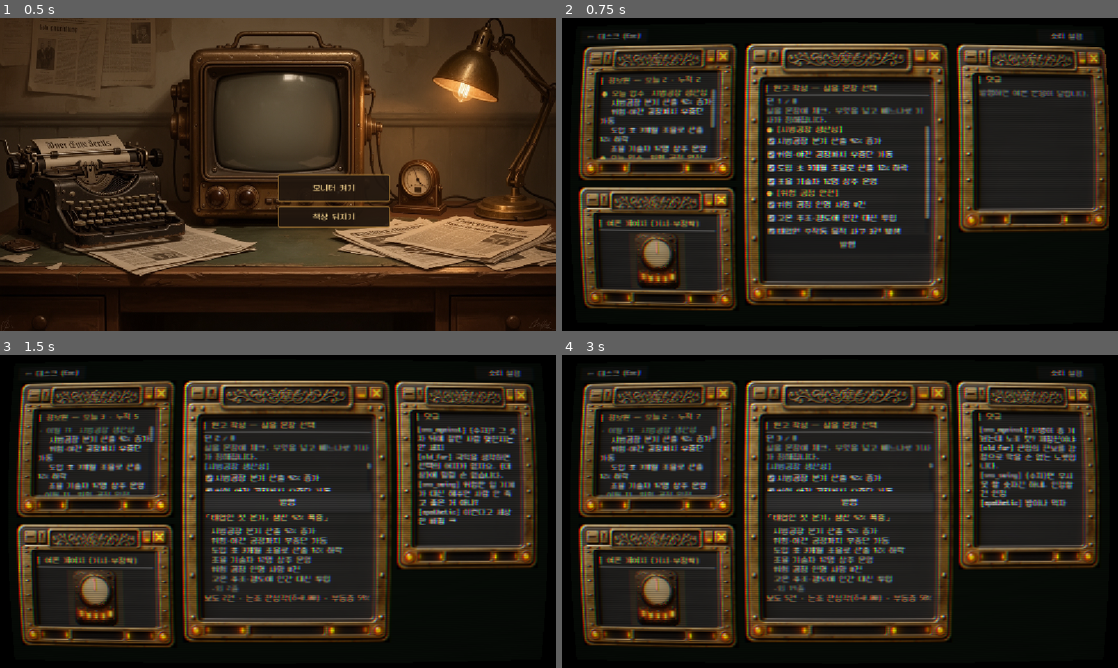
Above: before the commit, frames 1-4 (two rows, left to right).
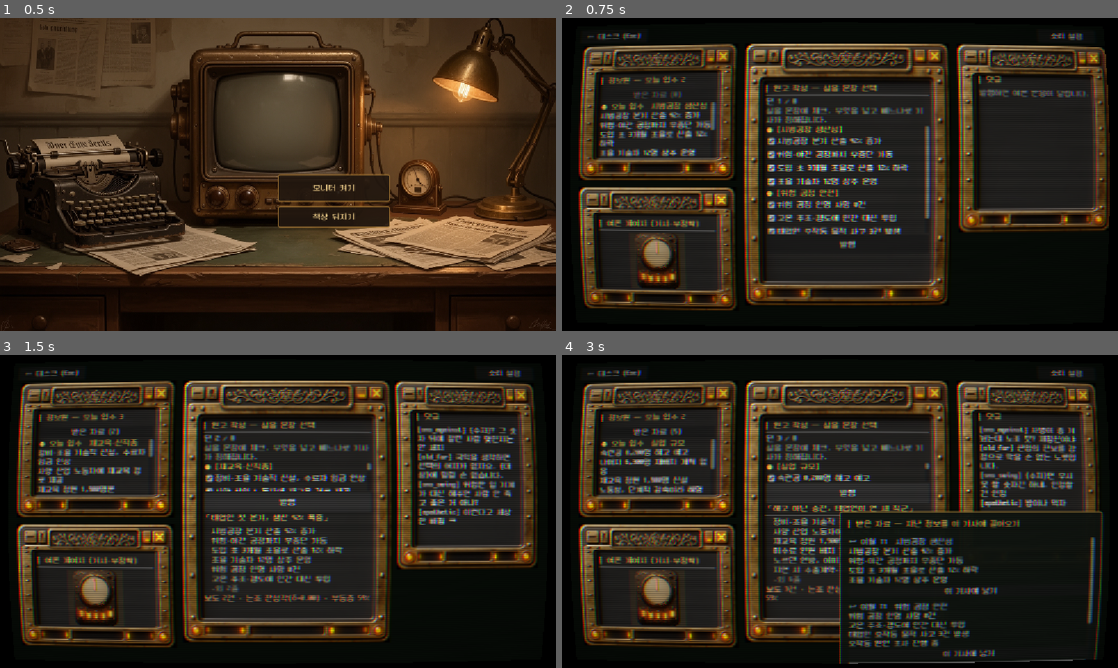
Above: after the commit, the same moments.

Repository: JiwonKim-kr/artificer-pipeline
Game: Godot game, scene res://scenes/main.tscn
Same seed, same stepped clock (60 frames per second), same inputs: the game is played once before the commit and once after it.
Inputs (mouse positions are in pixels of both pictures, inside the frame that each line leads up to):
- Up to frame 1 (0.5 s): no input
- Up to frame 2 (0.75 s): click "모니터 켜기" at 0.5 s
- Up to frame 3 (1.5 s): click "발행" at 1.25 s
- Up to frame 4 (3 s): click (650, 430) at 2 s, where only the run after the commit has a clickable "받은 자료 (2)"; click "발행" at 2.75 s

Frame 1 is identical in both runs. In frame 2, 3.2% of the frame differs, in the area x 6-28%, y 18-46%; in frame 3, 3.9%; in frame 4, 18%, in the area x 6-98%, y 8-99%.

Commit message:
[play build] Phase3 정보 UX 재구성 — 정보원=오늘만 + 받은 자료 선별
#2/#3/#4(일부): 정보원 패널은 '오늘 입수'만 표시(과부하 해소), 과거 정보는
「받은 자료」 오버레이로 날짜별 열람. 원고 창은 오늘 블록 + 「받은 자료」에서
"이 기사에 넣기"로 끌어온 과거 사실만 노출(난잡 완화, 과거 사용=의도적 선택).
턴 진행 시 끌어온 과거 정보 초기화(새 기사=새 결정). 정보원/받은자료 프래그먼트
앞 들여쓰기 제거(줄바꿈 시 어긋남 방지). src/ui/main.gd만, 코어 불변.
parity/turn/smoke PASS.

Co-Authored-By: Claude Opus 4.8 <noreply@anthropic.com>

Diff:
--- a/src/ui/main.gd
+++ b/src/ui/main.gd
@@ -55,6 +55,10 @@
 var _settings_panel: PanelContainer # 소리 설정 오버레이
 var _se_vol: float = 0.4            # 효과음 볼륨(0~1, 기본 ≈ -8dB)
 var _bgm_vol: float = 0.5           # 배경음 볼륨(0~1, BGM 추가 대비)
+var _carryover_selected: Array = [] # 「받은 자료」에서 이번 기사에 끌어온 과거 fact id (턴마다 초기화)
+var _archive_panel: PanelContainer  # 「받은 자료」 오버레이(과거 정보 열람·선별)
+var _archive_body: VBoxContainer
+var _archive_btn: Button            # 정보원 패널의 「받은 자료」 버튼(개수 표시)
 
 func _ready() -> void:
 	set_anchors_and_offsets_preset(Control.PRESET_FULL_RECT)
@@ -244,6 +248,90 @@
 	cfg.set_value("audio", "bgm", _bgm_vol)
 	cfg.save(SETTINGS_PATH)
 
+# ---------- 받은 자료(과거 정보 열람·선별) ----------
+func _build_archive_panel(parent: Control) -> void:
+	var panel := PanelContainer.new()
+	panel.name = "ArchivePanel"
+	panel.set_anchors_and_offsets_preset(Control.PRESET_CENTER)
+	panel.custom_minimum_size = Vector2(560, 460)
+	var sb := StyleBoxFlat.new()
+	sb.bg_color = Color(0.07, 0.09, 0.07, 0.97)
+	sb.set_border_width_all(2)
+	sb.border_color = Color(0.7, 0.55, 0.25)
+	sb.set_corner_radius_all(4)
+	sb.set_content_margin_all(18)
+	panel.add_theme_stylebox_override("panel", sb)
+	var vb := VBoxContainer.new()
+	vb.add_theme_constant_override("separation", 8)
+	panel.add_child(vb)
+	var title := Label.new()
+	title.text = "▍ 받은 자료 — 지난 정보를 이 기사에 끌어오기"
+	title.add_theme_color_override("font_color", Color(1.0, 0.82, 0.44))
+	vb.add_child(title)
+	vb.add_child(HSeparator.new())
+	_archive_body = _scroll_body(vb)
+	var close := Button.new()
+	close.text = "닫기"
+	close.pressed.connect(func() -> void: panel.visible = false)
+	vb.add_child(close)
+	panel.visible = false
+	parent.add_child(panel)
+	_archive_panel = panel
+
+func _toggle_archive() -> void:
+	if _archive_panel == null:
+		return
+	_archive_panel.visible = not _archive_panel.visible
+	if _archive_panel.visible:
+		_refresh_archive()
+		_archive_panel.move_to_front()
+
+## 「받은 자료」 목록을 다시 그린다: 과거(오늘 아님) 가용 사실 + 기사에 넣기/빼기 토글.
+func _refresh_archive() -> void:
+	if _archive_body == null:
+		return
+	for c in _archive_body.get_children():
+		c.queue_free()
+	var facts: Dictionary = _tm.content.get("facts", {})
+	var cur_turn: int = _cur_turn()
+	var any := false
+	for fid in _available_fact_ids():
+		var f: Dictionary = facts.get(fid, {})
+		if _is_today_fact(f, cur_turn):
+			continue  # 오늘 것은 정보원 패널에 이미 있음
+		any = true
+		var picked: bool = _carryover_selected.has(fid)
+		var row := VBoxContainer.new()
+		var head := Label.new()
+		head.text = "↩ 이월 T%d  %s" % [int(f.get("turn", 0)), str(f.get("title", ""))]
+		head.add_theme_color_override("font_color", Color(0.7, 0.8, 0.95))
+		row.add_child(head)
+		for frag in f.get("fragments", []):
+			var l := Label.new()
+			l.text = str(frag.get("text", ""))
+			l.autowrap_mode = TextServer.AUTOWRAP_WORD_SMART
+			l.modulate = Color(0.85, 0.85, 0.8)
+			row.add_child(l)
+		var btn := Button.new()
+		btn.text = "기사에서 빼기" if picked else "이 기사에 넣기"
+		btn.pressed.connect(func() -> void: _toggle_carryover(fid))
+		row.add_child(btn)
+		row.add_child(HSeparator.new())
+		_archive_body.add_child(row)
+	if not any:
+		var none := Label.new()
+		none.text = "아직 이월된 자료가 없습니다."
+		none.modulate = Color(0.65, 0.65, 0.6)
+		_archive_body.add_child(none)
+
+func _toggle_carryover(fid: String) -> void:
+	if _carryover_selected.has(fid):
+		_carryover_selected.erase(fid)
+	else:
+		_carryover_selected.append(fid)
+	_refresh_blocks()   # 원고 창에 즉시 반영
+	_refresh_archive()  # 버튼 라벨 갱신
+
 func _search_desk() -> void:
 	if _tm.discover_theo():
 		clue_found.emit()
@@ -293,6 +381,7 @@
 	settings_btn.pressed.connect(_toggle_settings)
 	os.add_child(settings_btn)
 	_build_settings_panel(os)
+	_build_archive_panel(os)
 
 	var bbc := BackBufferCopy.new()
 	bbc.copy_mode = BackBufferCopy.COPY_MODE_VIEWPORT
@@ -363,11 +452,37 @@
 	return inner
 
 # 정보원: 입수 정보(전부 진실). 유리/불리 태그는 노출하지 않음 — 판단은 플레이어 몫.
-# 턴별 드립: 이번 턴까지 도착한 사실만, 오늘 입수/이월을 구분해 보여준다(_refresh_informant).
+func _cur_turn() -> int:
+	return _tm.model.turn + 1
+
+## 이번 턴까지 도착한(가용) fact id 목록(등장 순서, 중복 제거). get_blocks = 코어 단일 게이팅 재사용.
+func _available_fact_ids() -> Array:
+	var out: Array = []
+	var seen: Dictionary = {}
+	for b in _tm.get_blocks():
+		var fid: String = str(b["fact"])
+		if not seen.has(fid):
+			seen[fid] = true
+			out.append(fid)
+	return out
+
+## 이 fact 가 '오늘 것'인가 — 정보원/원고에 기본 노출되는 대상.
+## 오늘 도착(turn==현재) 또는 숨김 발견형(F15, 발견되면 항상 노출).
+func _is_today_fact(fdict: Dictionary, cur_turn: int) -> bool:
+	if bool(fdict.get("hidden", false)):
+		return true
+	return int(fdict.get("turn", 0)) == cur_turn
+
+# 정보원: 오늘 입수한 정보만 보여준다(과부하 방지). 과거 정보는 「받은 자료」 오버레이로.
 func _make_informant(pos: Vector2, size: Vector2) -> Control:
 	var panel := _window(pos, size, "정보원 — 입수 정보")
 	_informant_title = panel.get_meta("title_label") as Label
-	_informant_body = _scroll_body(_body_of(panel))
+	var body := _body_of(panel)
+	_archive_btn = Button.new()
+	_archive_btn.text = "받은 자료"
+	_archive_btn.pressed.connect(_toggle_archive)
+	body.add_child(_archive_btn)
+	_informant_body = _scroll_body(body)
 	_refresh_informant()
 	return panel
 
@@ -381,41 +496,35 @@
 		_informant_body.remove_child(c)
 		c.free()
 	var facts: Dictionary = _tm.content.get("facts", {})
-	var cur_turn: int = _tm.model.turn + 1
-	# get_blocks 순서(=facts 삽입 순서) 유지하며 등장 fact 를 중복 없이 수집.
-	var available: Array = []
-	var seen: Dictionary = {}
-	for b in _tm.get_blocks():
-		var fid: String = str(b["fact"])
-		if not seen.has(fid):
-			seen[fid] = true
-			available.append(fid)
+	var cur_turn: int = _cur_turn()
 	var today: int = 0
-	for fid in available:
+	var carried: int = 0
+	for fid in _available_fact_ids():
 		var f: Dictionary = facts.get(fid, {})
-		var ft: int = int(f.get("turn", 0))
-		var is_today: bool = ft == cur_turn
-		if is_today:
-			today += 1
-		var badge: String
-		if is_today:
-			badge = "● 오늘 입수"
-		elif ft > 0:
-			badge = "· 이월 T%d" % ft
-		else:
-			badge = "· 단서(책상)"  # F15: 턴 없이 발견으로 등장
+		if not _is_today_fact(f, cur_turn):
+			carried += 1
+			continue  # 과거 정보는 정보원 패널이 아니라 「받은 자료」로
+		today += 1
+		var is_clue: bool = bool(f.get("hidden", false))
 		var head := Label.new()
-		head.text = "%s  %s" % [badge, str(f.get("title", ""))]
-		head.add_theme_color_override("font_color",
-			Color(1.0, 0.85, 0.4) if is_today else Color(0.55, 0.72, 0.6))
+		head.text = "%s  %s" % ["· 단서(책상)" if is_clue else "● 오늘 입수", str(f.get("title", ""))]
+		head.add_theme_color_override("font_color", Color(1.0, 0.85, 0.4))
 		_informant_body.add_child(head)
 		for frag in f.get("fragments", []):
 			var l := Label.new()
-			l.text = "   %s" % str(frag.get("text", ""))
+			l.text = str(frag.get("text", ""))
 			l.autowrap_mode = TextServer.AUTOWRAP_WORD_SMART
 			_informant_body.add_child(l)
+	if today == 0:
+		var none := Label.new()
+		none.text = "오늘 새로 들어온 정보가 없습니다."
+		none.modulate = Color(0.65, 0.65, 0.6)
+		_informant_body.add_child(none)
 	if _informant_title != null:
-		_informant_title.text = "▍ 정보원 — 오늘 %d · 누적 %d" % [today, available.size()]
+		_informant_title.text = "▍ 정보원 — 오늘 입수 %d" % today
+	if _archive_btn != null:
+		_archive_btn.text = "받은 자료 (%d)" % carried
+		_archive_btn.disabled = carried == 0
 
 # 원고 작성: 각 문장 블록을 넣을지 말지 토글. 필수 없음. 전부 빼면 미보도.
 func _make_editor(pos: Vector2, size: Vector2) -> Control:
@@ -470,25 +579,36 @@
 		c.free()
 	_block_checks.clear()
 	var facts: Dictionary = _tm.content.get("facts", {})
-	var cur_turn: int = _tm.model.turn + 1
+	var cur_turn: int = _cur_turn()
 	var last_fact := ""
+	var shown_any := false
 	for b in _tm.get_blocks():
-		if b["fact"] != last_fact:
-			last_fact = str(b["fact"])
-			var fdict: Dictionary = facts.get(last_fact, {})
-			var ft: int = int(fdict.get("turn", 0))
-			var is_today: bool = ft == cur_turn
-			var mark: String = "● " if is_today else ""
+		var fid: String = str(b["fact"])
+		var fdict: Dictionary = facts.get(fid, {})
+		var is_today: bool = _is_today_fact(fdict, cur_turn)
+		# 원고에는 오늘 것 + 「받은 자료」에서 끌어온 과거 사실만 노출(난잡·과부하 방지).
+		if not is_today and not _carryover_selected.has(fid):
+			continue
+		shown_any = true
+		if fid != last_fact:
+			last_fact = fid
+			var mark: String = "● " if is_today else "↩ 이월 "
 			var fh := Label.new()
-			fh.text = "%s[%s]" % [mark, str(fdict.get("title", last_fact))]
+			fh.text = "%s[%s]" % [mark, str(fdict.get("title", fid))]
 			fh.add_theme_color_override("font_color",
-				Color(1.0, 0.85, 0.4) if is_today else Color(0.55, 0.8, 0.95))
+				Color(1.0, 0.85, 0.4) if is_today else Color(0.7, 0.8, 0.95))
 			_blocks_box.add_child(fh)
 		var cb := CheckBox.new()
 		cb.text = str(b["text"])
 		cb.button_pressed = true
 		_blocks_box.add_child(cb)
 		_block_checks.append({"cb": cb, "id": str(b["id"])})
+	if not shown_any:
+		var none := Label.new()
+		none.text = "실을 문장이 없습니다. 「받은 자료」에서 과거 정보를 끌어올 수 있습니다."
+		none.modulate = Color(0.65, 0.65, 0.6)
+		none.autowrap_mode = TextServer.AUTOWRAP_WORD_SMART
+		_blocks_box.add_child(none)
 
 func _make_comments(pos: Vector2, size: Vector2) -> Control:
 	var panel := _window(pos, size, "댓글")
@@ -579,8 +699,11 @@
 		_show_ending(str(result["ending"]), str(result.get("epilogue", "")))
 	else:
 		_update_turn_label()
-		_refresh_informant()  # 턴 진행 → 이번 턴 새 사실 드립 + 오늘/이월 갱신
-		_refresh_blocks()     # 원고 창 블록도 새 사실 반영(뱃지 포함)
+		_carryover_selected.clear()  # 새 턴 = 새 기사: 지난 기사에 끌어온 과거 정보는 초기화
+		_refresh_informant()  # 이번 턴 오늘 입수 + 받은 자료 개수 갱신
+		_refresh_blocks()     # 원고 창 = 새 턴 오늘 블록
+		if _archive_panel != null and _archive_panel.visible:
+			_refresh_archive()
 
 func _update_turn_label() -> void:
 	if _turn_label != null and _tm != null:
